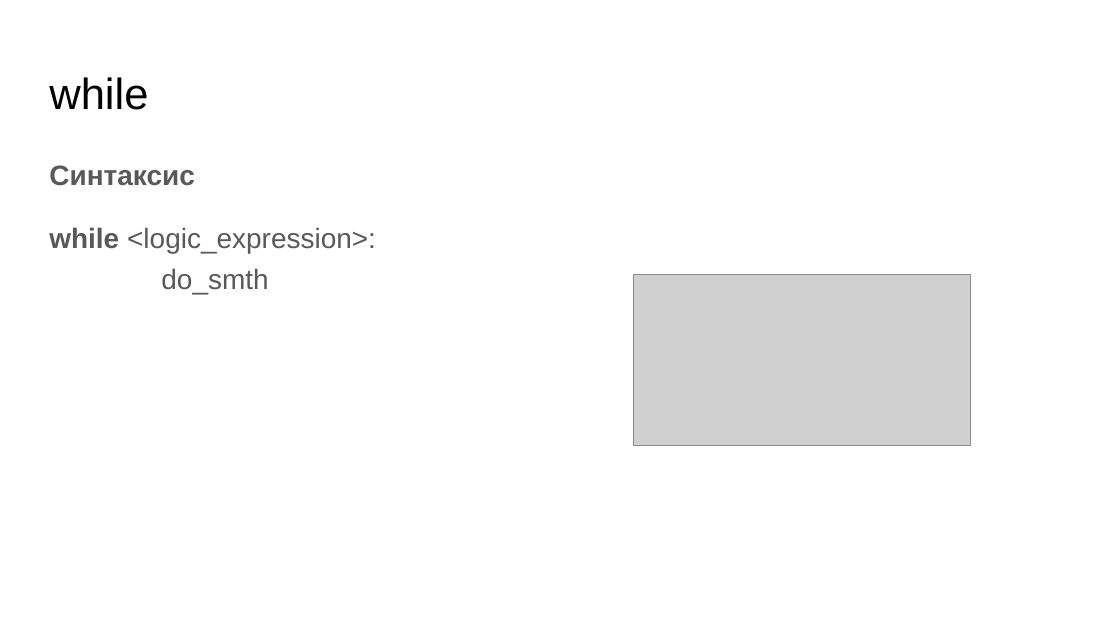
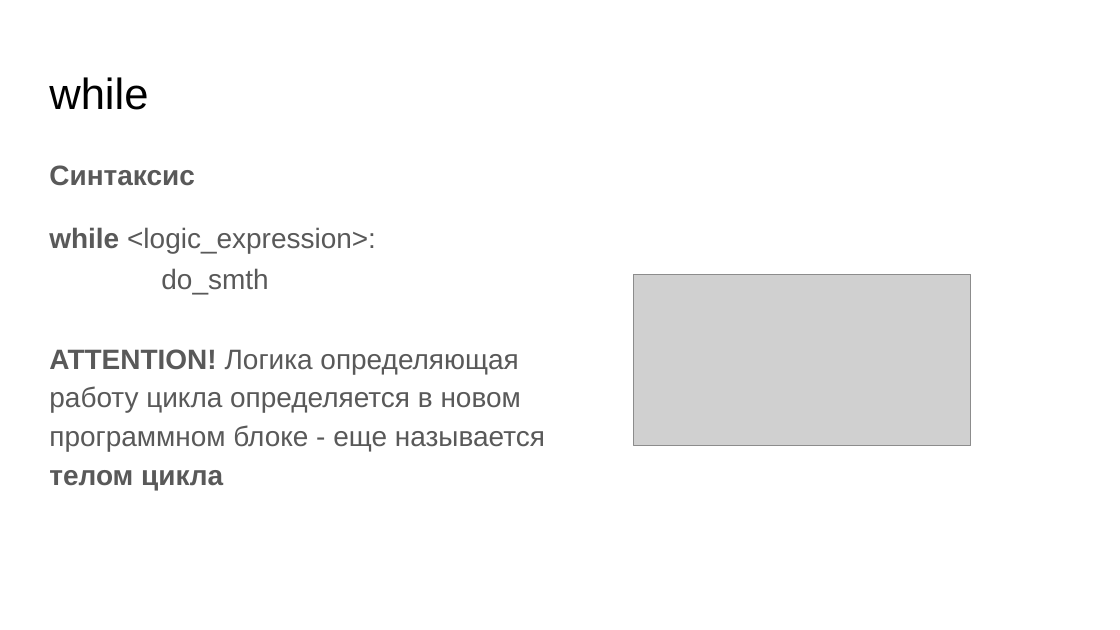
Before and after one commit to skhayrulin/python_course, a slide deck: slide 49 of lecture/Lecture3.pptx (slide 18 before the commit). Drawn at 1120x630 pixels with LibreOffice and Linux fonts; fonts in the diff are those of the drawing; grey boxes stand for pictures. Boxes give left, top, right and bottom in pixels: in the first picture for what was removed or moved away, otherwise in the second. Text is boxed around its words. In the diff, an @@ line names an element or a change of style, - is before the commit and + after.

```diff
--- a/lecture/Lecture3.pptx
+++ b/lecture/Lecture3.pptx
@@ text at (49,349,545,490): paragraph added @@
+ATTENTION! Логика определяющая работу цикла определяется в новом программном блоке - еще называется телом цикла
```
Also in this commit, not shown: 10 other slides changed, 38 slides added, 4 slides removed, 1 other file.
